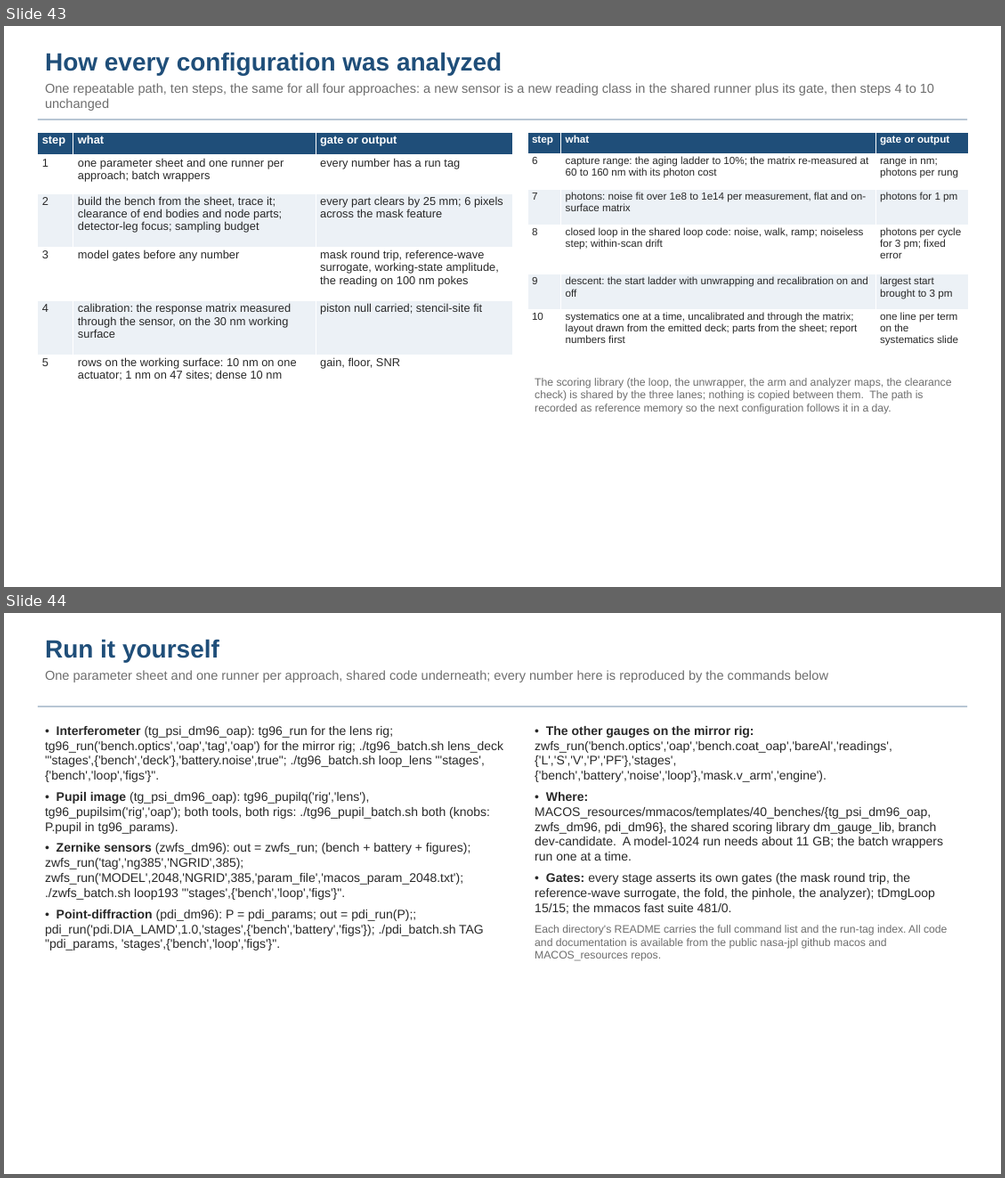
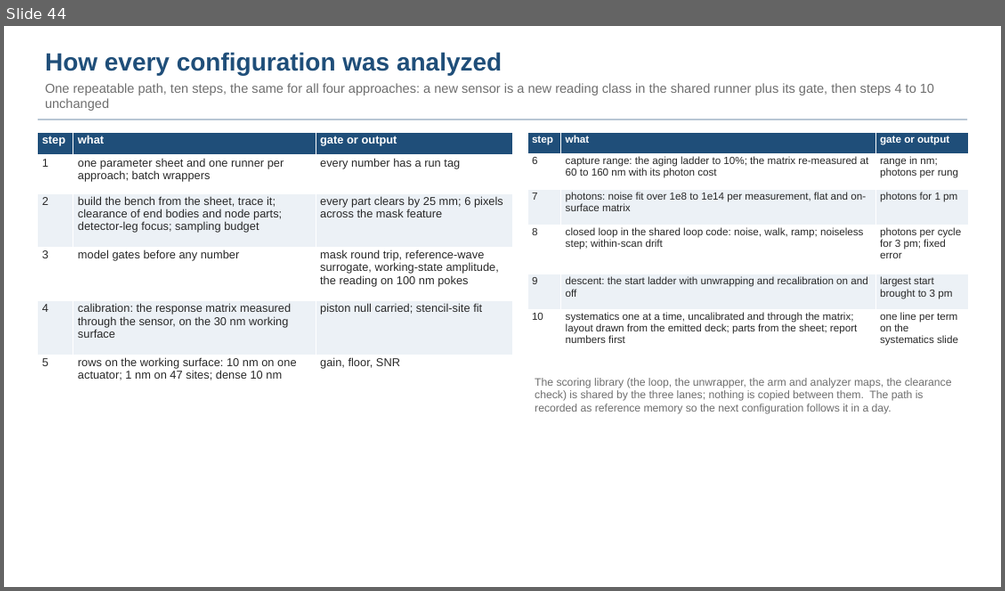
Before and after one commit to nasa-jpl/macos, a slide deck: demo_session/deck_gauges_short.pptx. Shown one above the other, each under a label of ours: slides 43 and 44 before the commit, slide 44 after it. The pictures are 1005x1178 and 1005x591 pixels, drawn with LibreOffice and Linux fonts; fonts in the diff are those of the drawing. Boxes give left, top, right and bottom in pixels: in the first picture for what was removed or moved away, otherwise in the second. Text is boxed around its words. In the diff, an @@ line names an element or a change of style, - is before the commit and + after.

```diff
--- a/demo_session/deck_gauges_short.pptx
+++ b/demo_session/deck_gauges_short.pptx
@@ slide 44 removed at (4, 613, 1001, 1174), background #FFFFFF @@
@@ text removed at (45, 639, 828, 682) @@
-Run it yourself
-One parameter sheet and one runner per approach, shared code underneath; every number here is reproduced by the commands below
@@ rectangle removed at (38, 706, 967, 707) @@
@@ text removed at (45, 726, 503, 950) @@
-• Interferometer (tg_psi_dm96_oap): tg96_run for the lens rig; tg96_run('bench.optics','oap','tag','oap') for the mirror rig; ./tg96_batch.sh lens_deck "'stages',{'bench','deck'},'battery.noise',true"; ./tg96_batch.sh loop_lens "'stages',{'bench','loop','figs'}".
-• Pupil image (tg_psi_dm96_oap): tg96_pupilq('rig','lens'), tg96_pupilsim('rig','oap'); both tools, both rigs: ./tg96_pupil_batch.sh both (knobs: P.pupil in tg96_params).
-• Zernike sensors (zwfs_dm96): out = zwfs_run; (bench + battery + figures); zwfs_run('tag','ng385','NGRID',385); zwfs_run('MODEL',2048,'NGRID',385,'param_file','macos_param_2048.txt'); ./zwfs_batch.sh loop193 "'stages',{'bench','loop','figs'}".
-• Point-diffraction (pdi_dm96): P = pdi_params; out = pdi_run(P);; pdi_run('pdi.DIA_LAMD',1.0,'stages',{'bench','battery','figs'}); ./pdi_batch.sh TAG "pdi_params, 'stages',{'bench','loop','figs'}".
@@ text removed at (534, 726, 943, 914) @@
-• The other gauges on the mirror rig: zwfs_run('bench.optics','oap','bench.coat_oap','bareAl','readings',{'L','S','V','P','PF'},'stages',{'bench','battery','noise','loop'},'mask.v_arm','engine').
-• Where: MACOS_resources/mmacos/templates/40_benches/{tg_psi_dm96_oap, zwfs_dm96, pdi_dm96}, the shared scoring library dm_gauge_lib, branch dev-candidate. A model-1024 run needs about 11 GB; the batch wrappers run one at a time.
-• Gates: every stage asserts its own gates (the mask round trip, the reference-wave surrogate, the fold, the pinhole, the analyzer); tDmgLoop 15/15; the mmacos fast suite 481/0.
@@ text removed at (534, 925, 947, 949) @@
-Each directory's README carries the full command list and the run-tag index. All code and documentation is available from the public nasa-jpl github macos and MACOS_resources repos.
@@ what was slide 43 is now slide 44 @@
```
Also in this commit, not shown: 2 slides changed, 1 slide added, 2 other files.
